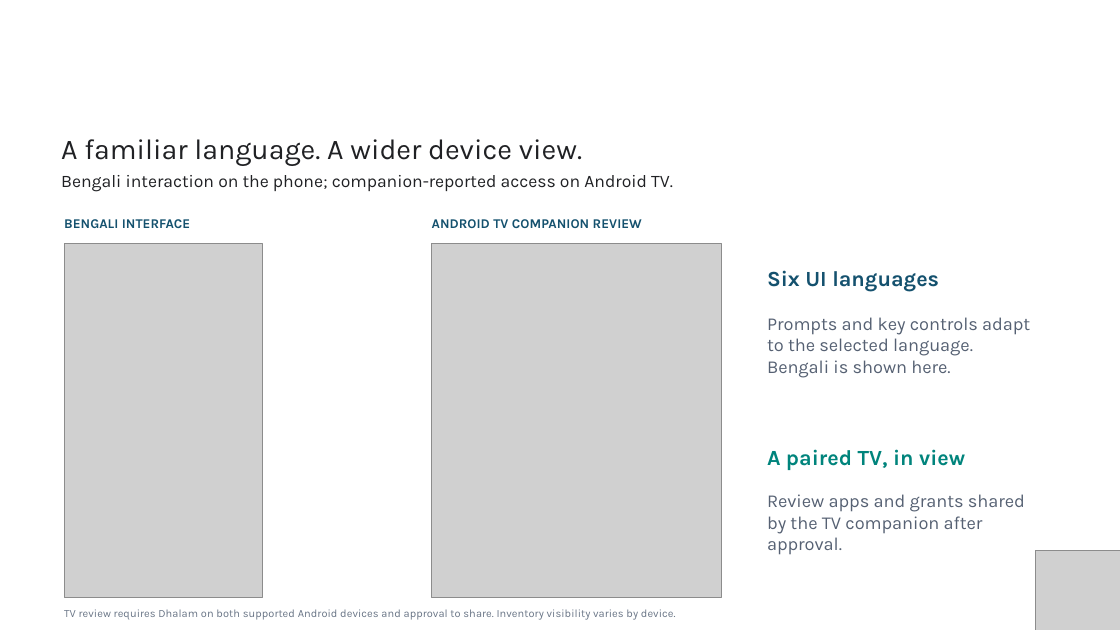
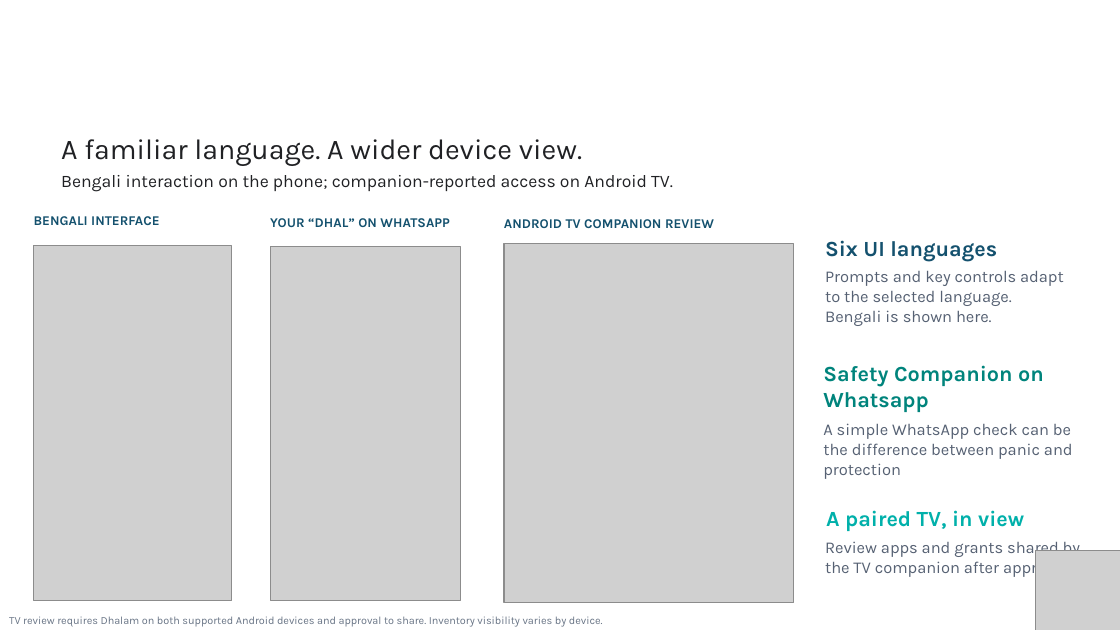
Before and after one commit to abhnovice/Dhalam-Hack2Skill, a slide deck: slide 11 of docs/submission/Dhalam_AI_Pitch_Final.pptx. Drawn at 1120x630 pixels with LibreOffice and Linux fonts; fonts in the diff are those of the drawing; grey boxes stand for pictures; background and template pictures are left out. Boxes give left, top, right and bottom in pixels: in the first picture for what was removed or moved away, otherwise in the second. Text is boxed around its words. In the diff, an @@ line names an element or a change of style, - is before the commit and + after.

Commit message:
Final Deck version

```diff
--- a/docs/submission/Dhalam_AI_Pitch_Final.pptx
+++ b/docs/submission/Dhalam_AI_Pitch_Final.pptx
@@ text "BENGALI INTERFACE" moved from (x1=64, y1=219, x2=190, y2=228) to (x1=34, y1=216, x2=159, y2=225) @@
@@ text added at (x1=270, y1=218, x2=449, y2=227), 8.6 pt, text #14516E, bold @@
+YOUR “DHAL” ON WHATSAPP
@@ text "ANDROID TV COMPANION REVIEW" moved from (x1=432, y1=219, x2=642, y2=228) to (x1=504, y1=219, x2=714, y2=228) @@
@@ text "Six UI languages" moved from (x1=767, y1=270, x2=939, y2=292) to (x1=825, y1=240, x2=997, y2=262) @@
@@ picture moved from (x1=64, y1=244, x2=262, y2=598) to (x1=34, y1=246, x2=232, y2=601) @@
@@ picture added at (x1=270, y1=246, x2=460, y2=601) @@
@@ picture resized from (x1=431, y1=244, x2=721, y2=598) to (x1=504, y1=244, x2=794, y2=603) @@
@@ text "Prompts and key controls adapt" moved from (x1=767, y1=317, x2=1030, y2=378) to (x1=825, y1=271, x2=1064, y2=326) @@
@@ text "Prompts and key controls adapt" at (x1=825, y1=271, x2=1064, y2=326): size 11.6 to 10.6 pt @@
@@ text added at (x1=823, y1=365, x2=1044, y2=412), 13.9 pt, text #00847C, bold @@
+Safety Companion on Whatsapp
@@ text added at (x1=823, y1=423, x2=1073, y2=479), 10.6 pt, text #566173 @@
+A simple WhatsApp check can be the difference between panic and protection
@@ text "A paired TV, in view" moved from (x1=767, y1=449, x2=965, y2=470) to (x1=826, y1=510, x2=1024, y2=531) @@
@@ text "A paired TV, in view" at (x1=826, y1=510, x2=1024, y2=531): text colour #00847C to #00B0AA @@
@@ text "Review apps and grants shared ..." at (x1=825, y1=539, x2=1080, y2=578): size 11.6 to 10.6 pt @@
@@ text "Review apps and grants shared ..." moved from (x1=767, y1=494, x2=1025, y2=555) to (x1=825, y1=539, x2=1080, y2=578) @@
@@ text "TV review requires Dhalam on ..." moved from (x1=64, y1=609, x2=676, y2=620) to (x1=9, y1=616, x2=603, y2=627) @@
@@ text "TV review requires Dhalam on ..." at (x1=9, y1=616, x2=603, y2=627): size 7.1 to 7 pt @@
```
Also in this commit, not shown: 1 other slide changed, 2 slides added, 2 slides removed.
